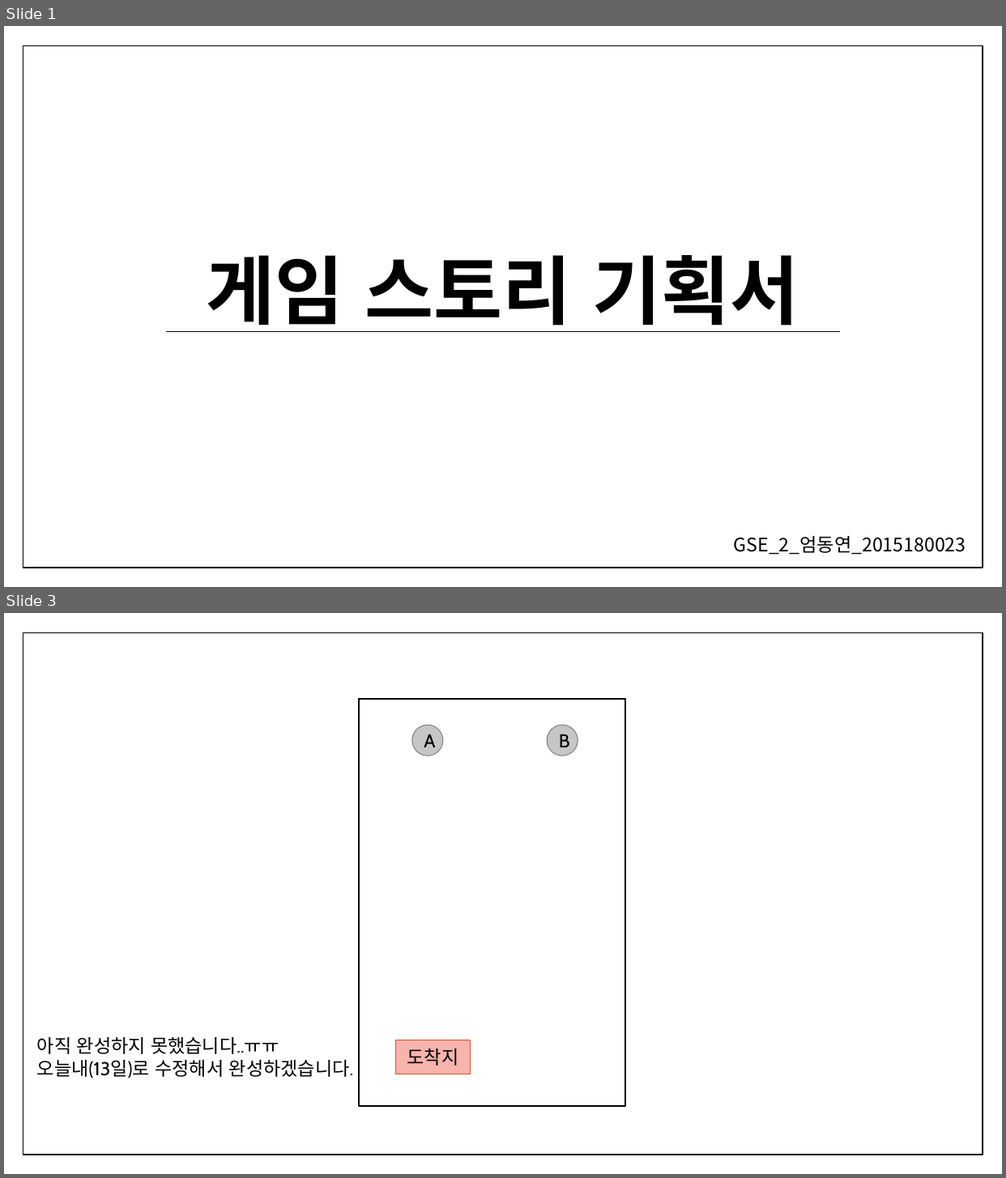
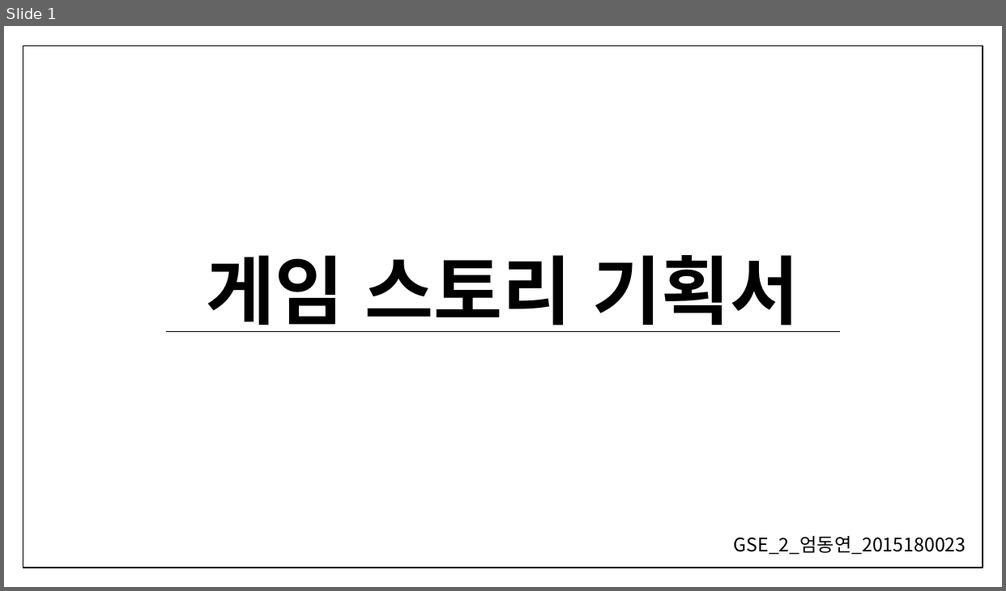
Before and after one commit to EomDongyeon/GSE_-_2015180023, a slide deck: 게임스토리기획서_엄동연_2015180023.pptx. Shown one above the other, each under a label of ours: slides 1 and 3 before the commit, slide 1 after it; the slides between them are not shown. The pictures are 1006x1178 and 1006x591 pixels, drawn with LibreOffice and Linux fonts; fonts in the diff are those of the drawing. Boxes give left, top, right and bottom in pixels: in the first picture for what was removed or moved away, otherwise in the second. Text is boxed around its words. In the diff, an @@ line names an element or a change of style, - is before the commit and + after.

```diff
--- a/게임스토리기획서_엄동연_2015180023.pptx
+++ b/게임스토리기획서_엄동연_2015180023.pptx
@@ slide 3 removed at (4, 613, 1002, 1174), background #FFFFFF; not listed: 1 template element that a slide beside it also shows @@
@@ rectangle removed at (359, 699, 625, 1107) @@
@@ ellipse removed at (412, 726, 443, 756) @@
-A
@@ ellipse removed at (547, 726, 577, 756) @@
-B
@@ text removed at (37, 1037, 353, 1078) @@
-아직 완성하지 못했습니다..ㅠㅠ
-오늘내(13일)로 수정해서 완성하겠습니다.
@@ rectangle removed at (395, 1041, 471, 1075) @@
-도착지
```
Also in this commit, not shown: 1 slide changed, 1 slide added.
